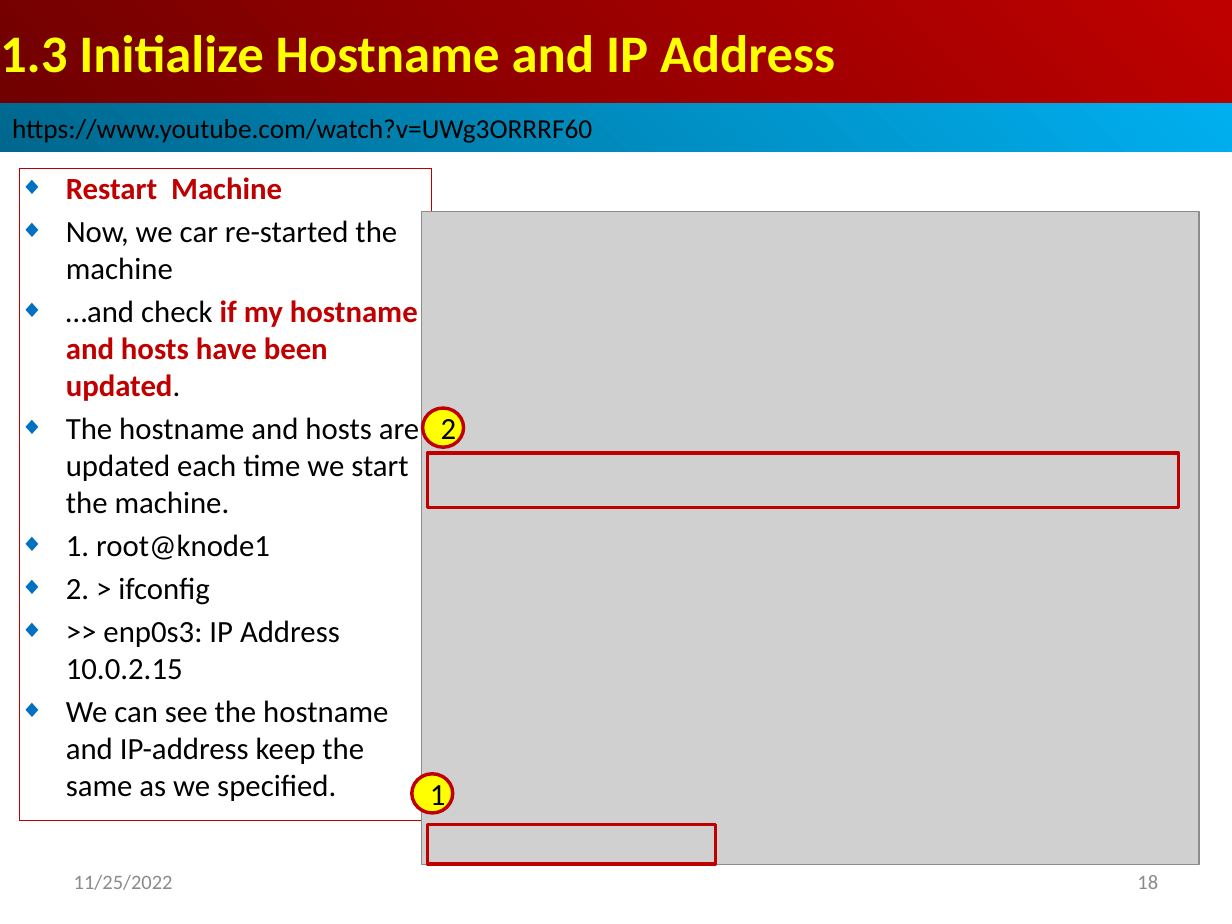
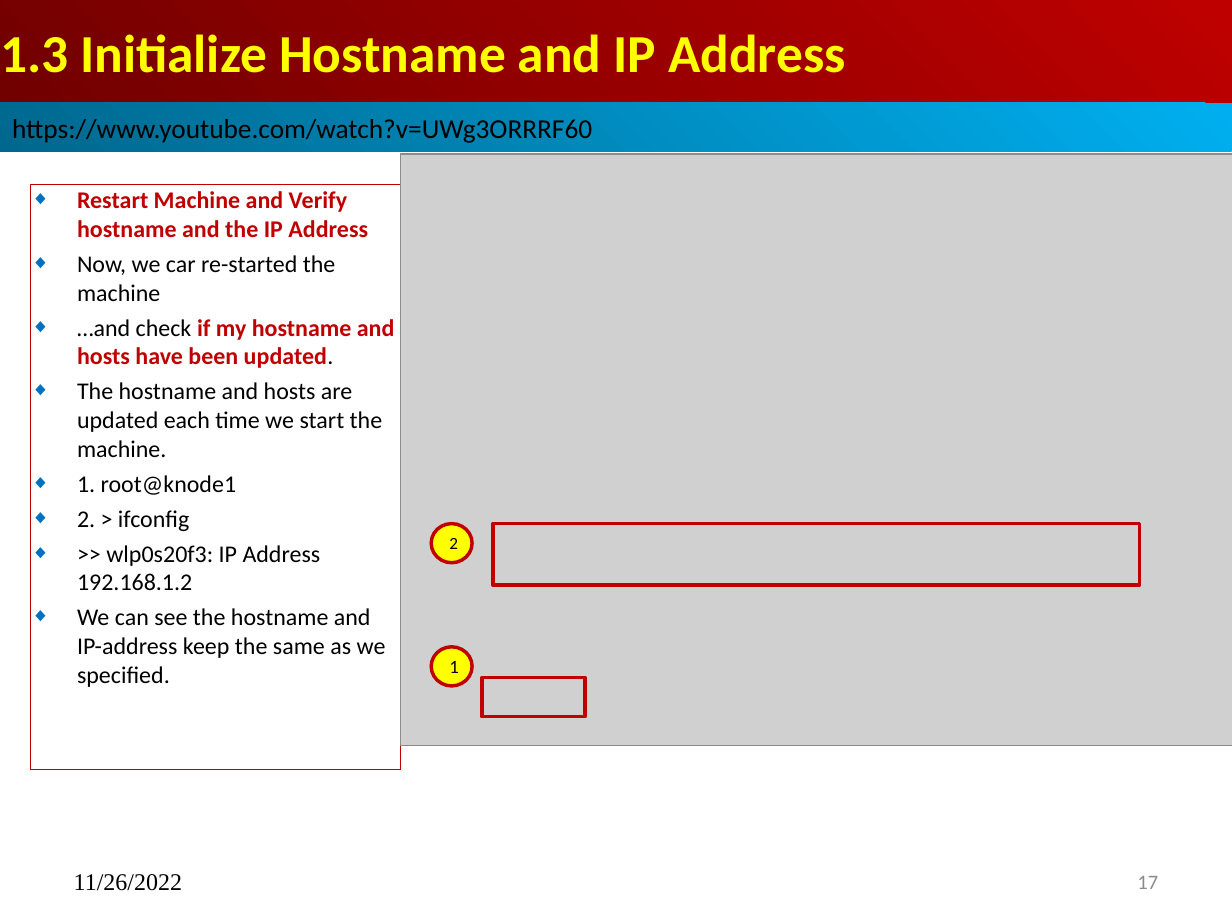
Before and after one commit to peterhchen/900_Kubernetes, a slide deck: slide 17 of 001_01_Install_MS_P02_Slave.pptx (slide 18 before the commit). Drawn at 1232x924 pixels with LibreOffice and Linux fonts; fonts in the diff are those of the drawing; grey boxes stand for pictures. Boxes give left, top, right and bottom in pixels: in the first picture for what was removed or moved away, otherwise in the second. Text is boxed around its words. In the diff, an @@ line names an element or a change of style, - is before the commit and + after.

```diff
--- a/001_01_Install_MS_P02_Slave.pptx
+++ b/001_01_Install_MS_P02_Slave.pptx
@@ title "1.3 Initialize Hostname and IP ..." at <box>0,0,1232,103</box>: size 30.8 to 31.2 pt @@
@@ picture: place and size @@
-picture at <box>421,212,1199,865</box>
+picture at <box>400,154,1232,745</box>
@@ subtitle "Restart Machine and Verify hostname ...": place and size @@
-subtitle "Restart Machine and Verify hostname ..." at <box>20,169,431,822</box>
+subtitle "Restart Machine and Verify hostname ..." at <box>31,185,400,770</box>
@@ subtitle at <box>77,191,368,237</box>: text changed; size 18 to 14 pt @@
-◆ Restart Machine
+◆ Restart Machine and Verify hostname and the IP Address
@@ subtitle at <box>77,255,395,687</box>: size 18 to 14 pt in "Now, we car re-started the machine", "…and check if my hostname and hosts ...", "The hostname and hosts are updated each ...", "1. root@knode1" and 2 more places @@
@@ ellipse "2": place and size @@
-ellipse "2" at <box>423,408,463,447</box>
+ellipse "2" at <box>431,524,472,563</box>
@@ ellipse "2" at <box>431,524,472,563</box>: size 18 to 10 pt @@
@@ rectangle: place and size @@
-rectangle at <box>428,453,1179,508</box>
+rectangle at <box>493,524,1140,585</box>
@@ subtitle at <box>77,545,321,590</box>: text changed; size 18 to 14 pt @@
-◆ >> enp0s3: IP Address 10.0.2.15
+◆ >> wlp0s20f3: IP Address 192.168.1.2
@@ ellipse "1": place and size @@
-ellipse "1" at <box>411,774,452,813</box>
+ellipse "1" at <box>431,647,472,686</box>
@@ ellipse "1" at <box>431,647,472,686</box>: size 18 to 11 pt @@
@@ rectangle added at <box>482,678,585,717</box>, outline #C00000 2 pt @@
@@ rectangle removed at <box>428,824,716,864</box> @@
@@ text at <box>74,874,182,891</box>: text changed; size 12 to 14 pt; font Calibri to Times New Roman; text colour #8B8B8B to #000000 @@
-11/25/2022
+11/26/2022
@@ page number at <box>1137,876,1158,889</box>: text changed @@
-18
+17
```
Also in this commit, not shown: 27 other slides changed, 3 slides removed, 1 other file.
